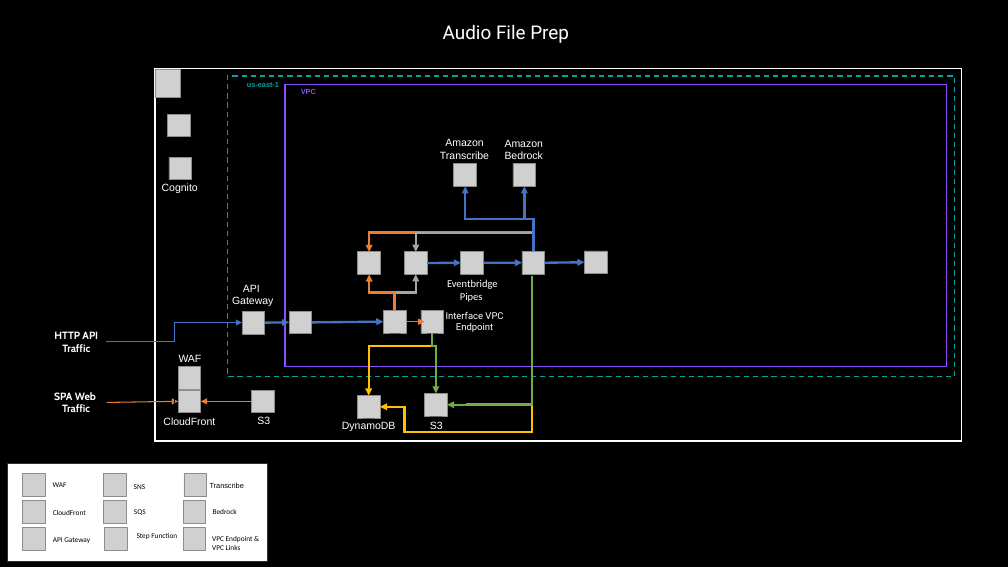
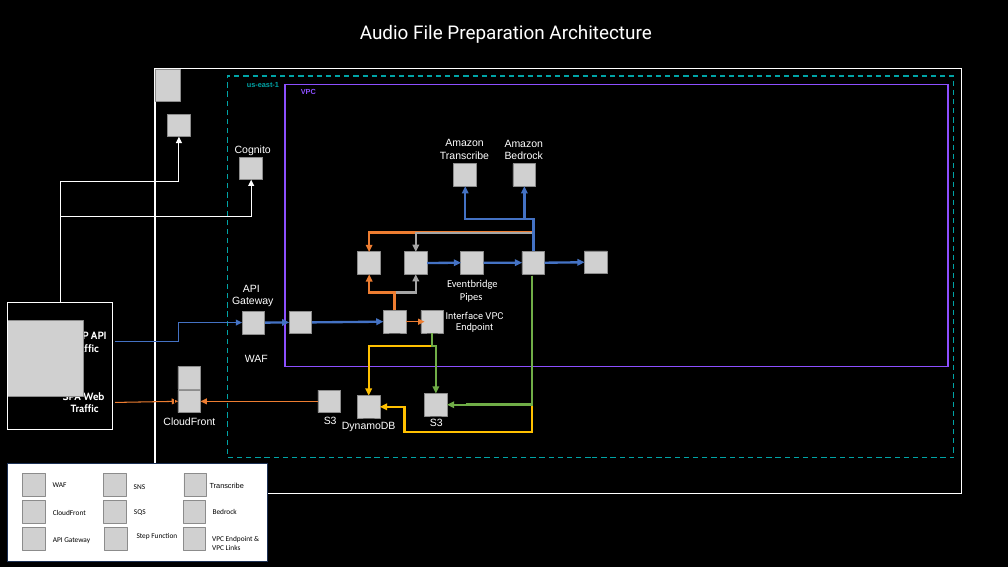
Before and after one commit to michaelgeiser/kiro-agentcore-app, a slide deck: slide 18 of documentation/PresCoach_slides.pptx. Drawn at 1008x567 pixels with LibreOffice and Linux fonts; fonts in the diff are those of the drawing; grey boxes stand for pictures; background and template pictures are left out. Boxes give left, top, right and bottom in pixels: in the first picture for what was removed or moved away, otherwise in the second. Text is boxed around its words. In the diff, an @@ line names an element or a change of style, - is before the commit and + after.

```diff
--- a/documentation/PresCoach_slides.pptx
+++ b/documentation/PresCoach_slides.pptx
@@ text at bbox=[360, 24, 651, 43]: text changed @@
-Audio File Prep
+Audio File Preparation Architecture
@@ rectangle: place and size @@
-rectangle at bbox=[155, 69, 962, 442]
+rectangle at bbox=[155, 69, 962, 494]
@@ rectangle: place and size @@
-rectangle at bbox=[228, 76, 955, 377]
+rectangle at bbox=[228, 76, 954, 458]
@@ elbow arrow added from (60, 302) to (179, 137), #FFFFFF 1 pt @@
@@ text "Cognito": place and size @@
-text "Cognito" at bbox=[162, 183, 198, 193]
+text "Cognito" at bbox=[235, 145, 271, 155]
@@ picture removed at bbox=[169, 157, 191, 180] @@
@@ picture added at bbox=[240, 157, 262, 180] @@
@@ elbow arrow added from (60, 302) to (251, 180), #FFFFFF 1 pt @@
@@ picture added at bbox=[8, 321, 83, 396] @@
@@ rectangle added at bbox=[8, 302, 113, 430], outline #FFFFFF 1 pt @@
@@ text "HTTP API" rewrapped from bbox=[54, 331, 98, 352] to bbox=[63, 330, 107, 355] @@
@@ elbow arrow moved from (107, 342) - (242, 323) to (115, 342) - (242, 323) @@
@@ text "WAF": place and size @@
-text "WAF" at bbox=[179, 354, 202, 362]
+text "WAF" at bbox=[245, 354, 268, 362]
@@ text "SPA Web": place and size @@
-text "SPA Web" at bbox=[54, 392, 96, 412]
+text "SPA Web" at bbox=[63, 391, 104, 412]
@@ arrow moved from (107, 402) - (178, 402) to (115, 402) - (178, 402) @@
@@ elbow arrow moved from (201, 402) - (252, 402) to (200, 402) - (318, 402) @@
@@ picture removed at bbox=[252, 390, 274, 413] @@
@@ text "S3": place and size @@
-text "S3" at bbox=[257, 416, 270, 424]
+text "S3" at bbox=[324, 416, 337, 424]
@@ picture added at bbox=[318, 390, 341, 413] @@
@@ text "S3": place and size @@
-text "S3" at bbox=[430, 421, 443, 432]
+text "S3" at bbox=[430, 418, 443, 426]
```
Also in this commit, not shown: 8 other slides changed, 5 slides added, 43 other files.
